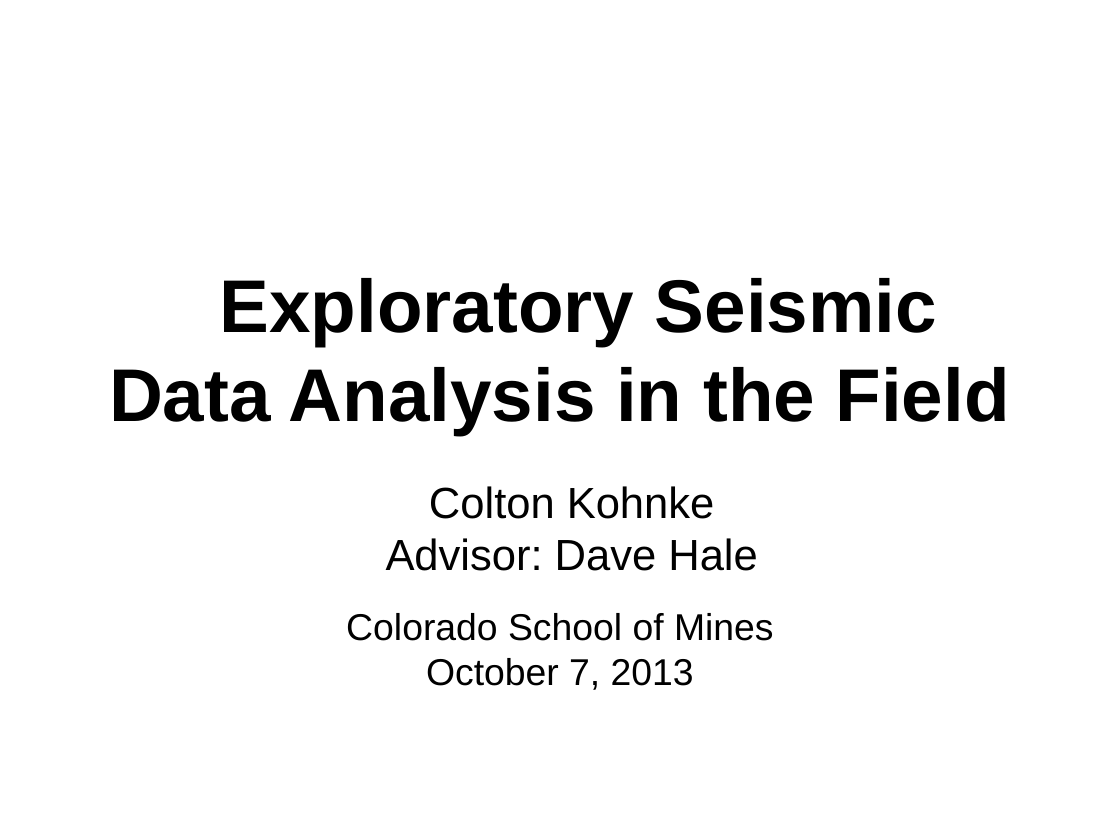
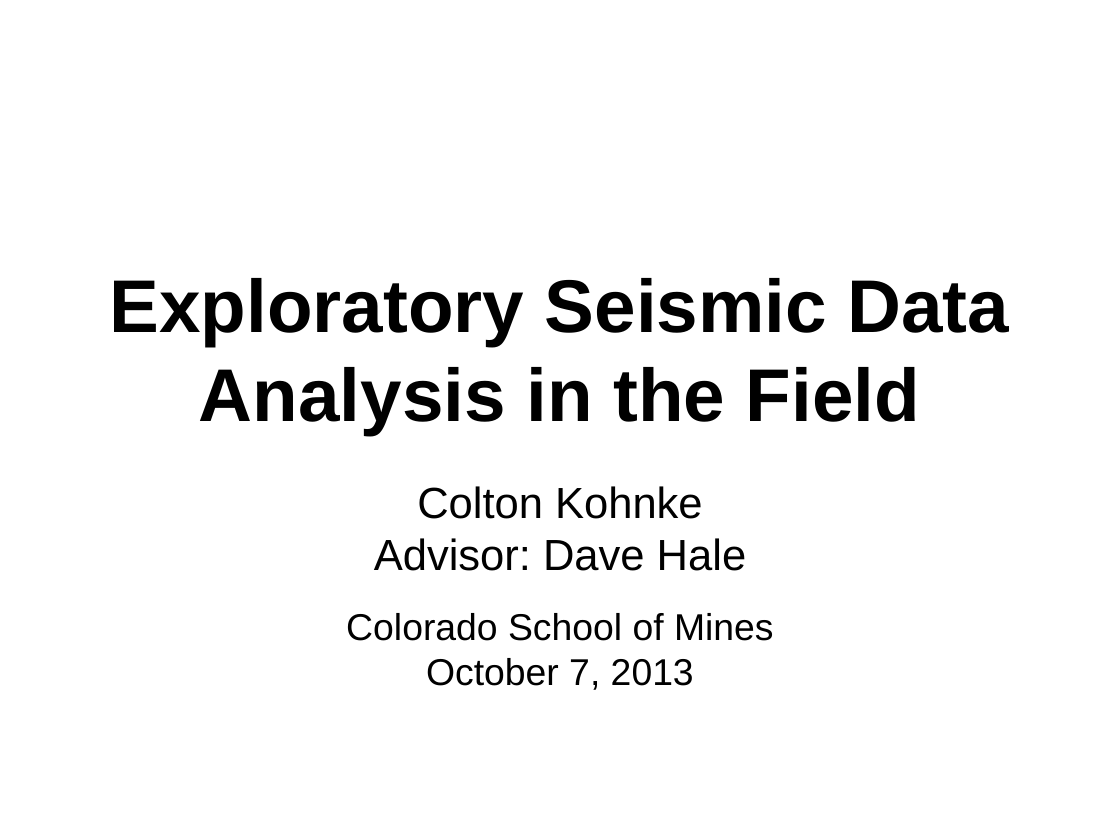
Before and after one commit to ckohnke/gp438, a slide deck: slide 1 of pres_1/Senior Design Pres 1.pptx. Drawn at 1120x840 pixels with LibreOffice and Linux fonts; fonts in the diff are those of the drawing. Boxes give left, top, right and bottom in pixels: in the first picture for what was removed or moved away, otherwise in the second. Text is boxed around its words. In the diff, an @@ line names an element or a change of style, - is before the commit and + after.

```diff
--- a/pres_1/Senior Design Pres 1.pptx
+++ b/pres_1/Senior Design Pres 1.pptx
@@ text "Exploratory Seismic Data Analysis in ..." at (x1=110, y1=278, x2=1009, y2=435): indent changed @@
@@ text "Colton Kohnke" at (x1=374, y1=486, x2=747, y2=571): indent changed @@
```
Also in this commit, not shown: 6 other slides changed, 1 slide added, 1 slide removed, 9 other files.
